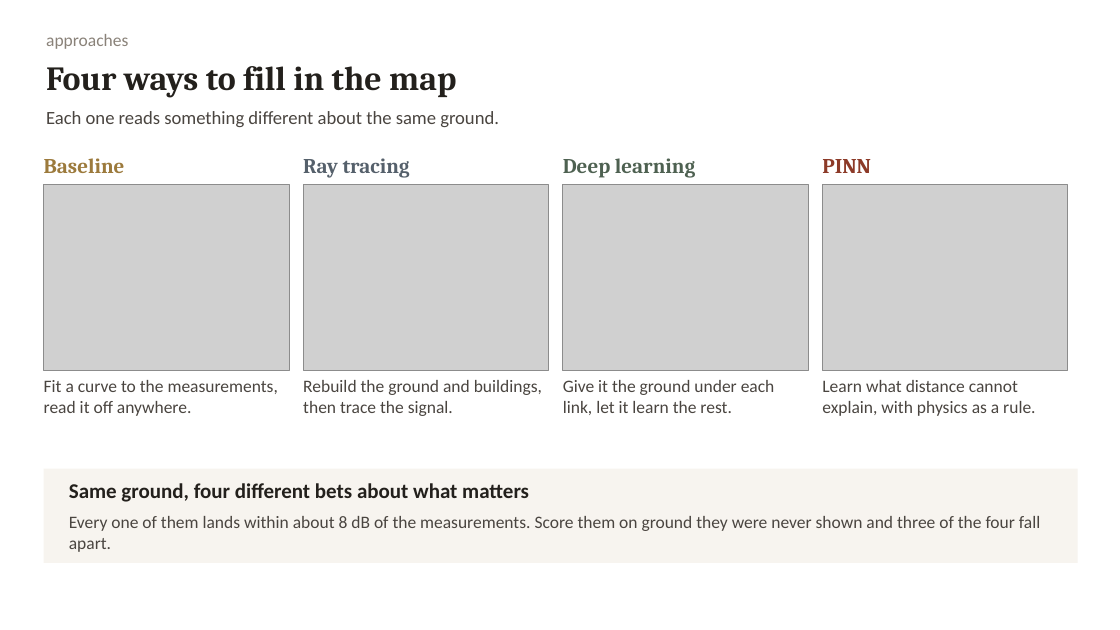
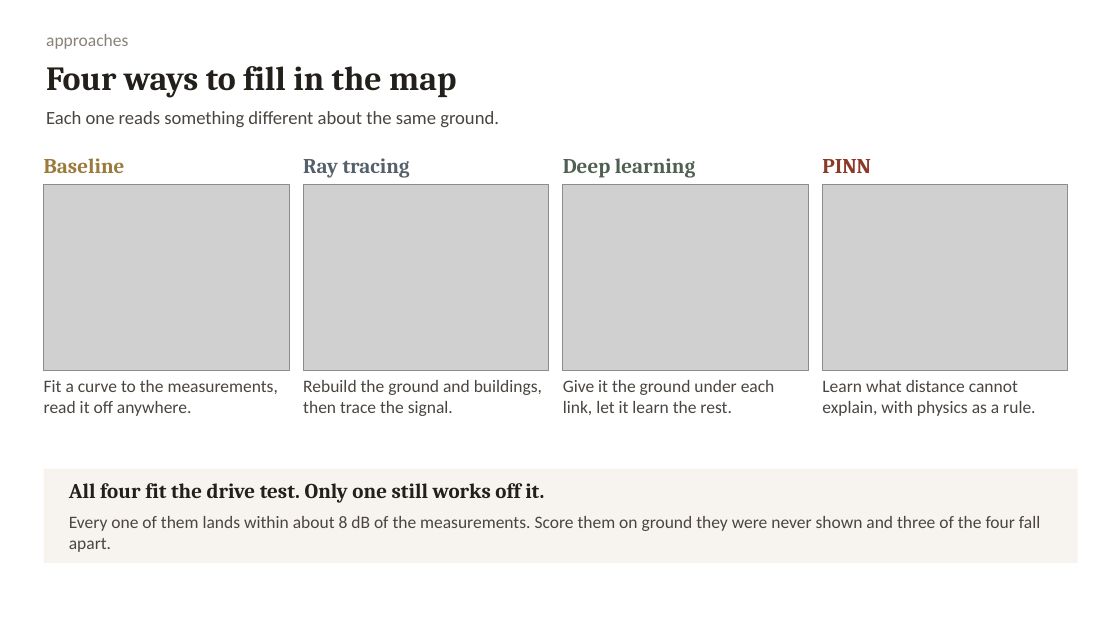
Before and after one commit to mtang724/arathon-c03-rural-infrastructure-placement, a slide deck: slide 3 of ARA_Challenge3.pptx. Drawn at 1120x630 pixels with LibreOffice and Linux fonts; fonts in the diff are those of the drawing; grey boxes stand for pictures. Boxes give left, top, right and bottom in pixels: in the first picture for what was removed or moved away, otherwise in the second. Text is boxed around its words. In the diff, an @@ line names an element or a change of style, - is before the commit and + after.

```diff
--- a/ARA_Challenge3.pptx
+++ b/ARA_Challenge3.pptx
@@ text at bbox=[69, 483, 544, 503]: text changed; font Calibri to Cambria @@
-Same ground, four different bets about what matters
+All four fit the drive test. Only one still works off it.
```
Also in this commit, not shown: 2 other files.
